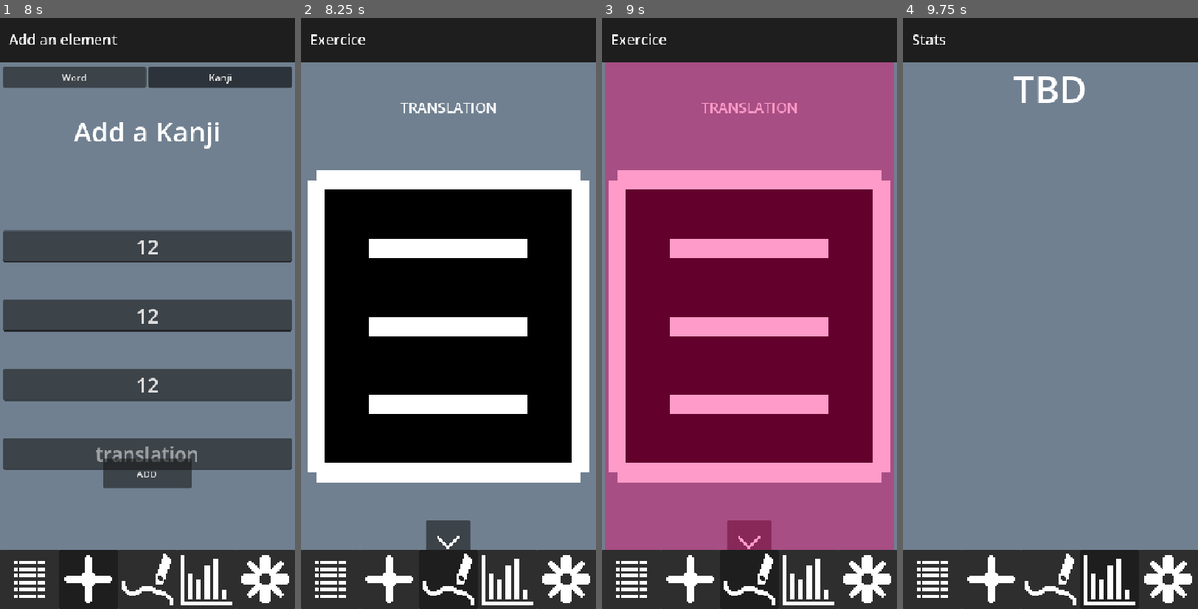
Above: before the commit, frames 1-4 (left to right).
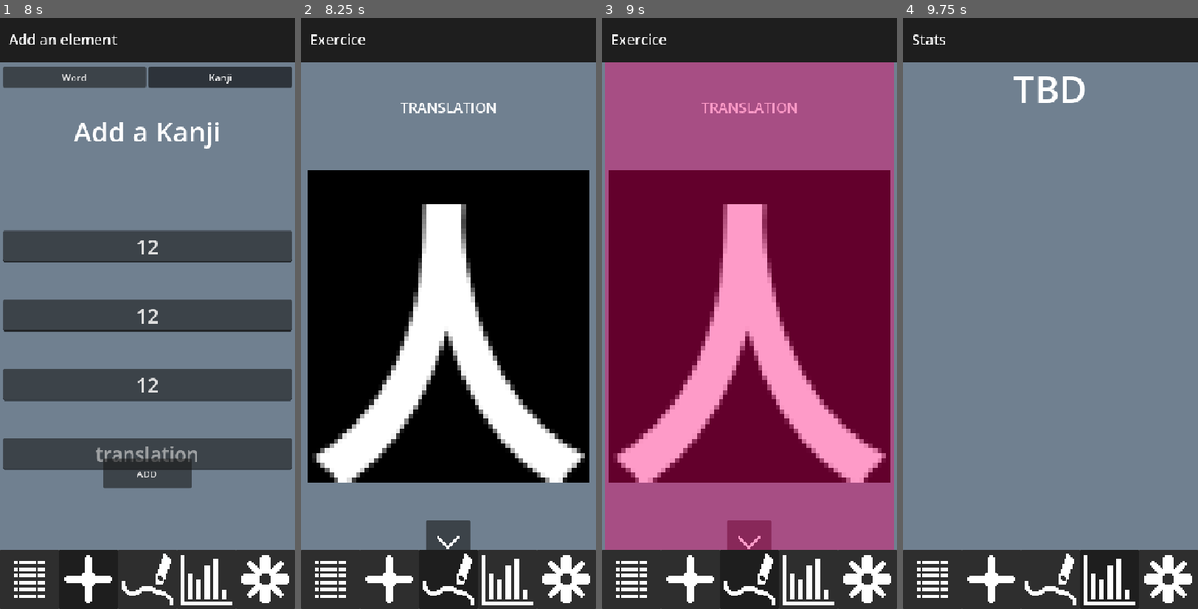
Above: after the commit, the same moments.

Repository: Otumn/Kanjis
Game: Godot game, scene res://main.tscn
The game is run twice, just before and just after one commit, with the same random seed, the same clock (stepped at 60 frames per second) and the same inputs.
Inputs (mouse positions are in pixels of both pictures, inside the frame that each line leads up to):
- Up to frame 1 (8 s): click (135, 77) at 0.52 s; type "12" at 0.6 s; click (280, 77) at 1.25 s; click (29, 579) at 2 s; click (88, 579) at 2.75 s; click (147, 260) at 3.52 s; type "12" at 3.6 s; click (147, 337) at 3.75 s; type "12" at 3.83 s; click (147, 419) at 3.98 s; type "12" at 4.07 s; click "Word" at 4.25 s; click "Kanji" at 5 s; click (147, 248) at 5.77 s; type "12" at 5.85 s; click (147, 313) at 6 s; type "12" at 6.08 s; click (147, 384) at 6.23 s; type "12" at 6.32 s; click "ADD" at 6.5 s; click "OK" at 7.25 s
- Up to frame 2 (8.25 s): click (448, 579) at 8 s
- Up to frame 3 (9 s): click (749, 543) at 8.75 s
- Up to frame 4 (9.75 s): click (1109, 579) at 9.5 s

Frame 1 is identical in both runs. In frame 2, 23% of the frame differs, in the area x 2-98%, y 25-79%; in frame 3, 23%; in frame 4, nothing differs.
Error in both runs: Out of bounds get index '0' (on base: 'Array[ElementData]') (res://Scenes/Globals/save_logic.gd:92)

Commit message:
Rendertarget with subviewport works

Diff:
--- a/Scenes/Exercices/exercice_draw_kanji.gd
+++ b/Scenes/Exercices/exercice_draw_kanji.gd
@@ -1,7 +1,13 @@
 extends BaseExercice
 
+@onready var viewport_answer: SubViewport = $SubViewportContainer/Viewport_Answer
+@onready var label_target_kanji: Label = $SubViewportContainer/Viewport_Answer/Label_TargetKanji
+@onready var texture_answer: TextureRect = $VBoxContainer/MarginContainer/Texture_Answer
+
 func setup_exercice():
-	#setup here
+
+	texture_answer.texture = viewport_answer.get_texture()
+
 	super.setup_exercice()
 
 func _on_btn_validate_button_down() -> void:
--- a/Scenes/Exercices/exercice_draw_kanji.tscn
+++ b/Scenes/Exercices/exercice_draw_kanji.tscn
@@ -11,7 +11,52 @@
 script = ExtResource("2_57ov8")
 exercice_name = "DrawKanji"
 
-[node name="VBoxContainer" type="VBoxContainer" parent="." index="0" unique_id=426450046]
+[node name="SubViewportContainer" type="SubViewportContainer" parent="." index="0" unique_id=282852706]
+texture_filter = 1
+layout_mode = 1
+anchors_preset = 8
+anchor_left = 0.5
+anchor_top = 0.5
+anchor_right = 0.5
+anchor_bottom = 0.5
+offset_left = -32.0
+offset_top = -32.0
+offset_right = 32.0
+offset_bottom = 32.0
+grow_horizontal = 2
+grow_vertical = 2
+
+[node name="Viewport_Answer" type="SubViewport" parent="SubViewportContainer" index="0" unique_id=880896420]
+disable_3d = true
+snap_2d_transforms_to_pixel = true
+canvas_item_default_texture_filter = 0
+gui_disable_input = true
+size = Vector2i(64, 64)
+size_2d_override = Vector2i(64, 64)
+size_2d_override_stretch = true
+render_target_update_mode = 1
+
+[node name="ColorRect" type="ColorRect" parent="SubViewportContainer/Viewport_Answer" index="0" unique_id=470418605]
+custom_minimum_size = Vector2(64, 64)
+custom_maximum_size = Vector2(64, 64)
+offset_right = 40.0
+offset_bottom = 40.0
+color = Color(0, 0, 0, 1)
+
+[node name="Label_TargetKanji" type="Label" parent="SubViewportContainer/Viewport_Answer" index="1" unique_id=743564850]
+custom_minimum_size = Vector2(64, 64)
+anchors_preset = 15
+anchor_right = 1.0
+anchor_bottom = 1.0
+grow_horizontal = 2
+grow_vertical = 2
+size_flags_horizontal = 4
+theme_override_font_sizes/font_size = 64
+text = "人"
+horizontal_alignment = 1
+vertical_alignment = 1
+
+[node name="VBoxContainer" type="VBoxContainer" parent="." index="1" unique_id=426450046]
 layout_mode = 1
 anchors_preset = 15
 anchor_right = 1.0
@@ -43,7 +88,7 @@
 theme_override_constants/margin_right = 6
 theme_override_constants/margin_bottom = 6
 
-[node name="TextureRect" type="TextureRect" parent="VBoxContainer/MarginContainer" index="0" unique_id=1777619089]
+[node name="Texture_Answer" type="TextureRect" parent="VBoxContainer/MarginContainer" index="0" unique_id=1777619089]
 texture_filter = 1
 layout_mode = 2
 texture = ExtResource("2_e64kc")
